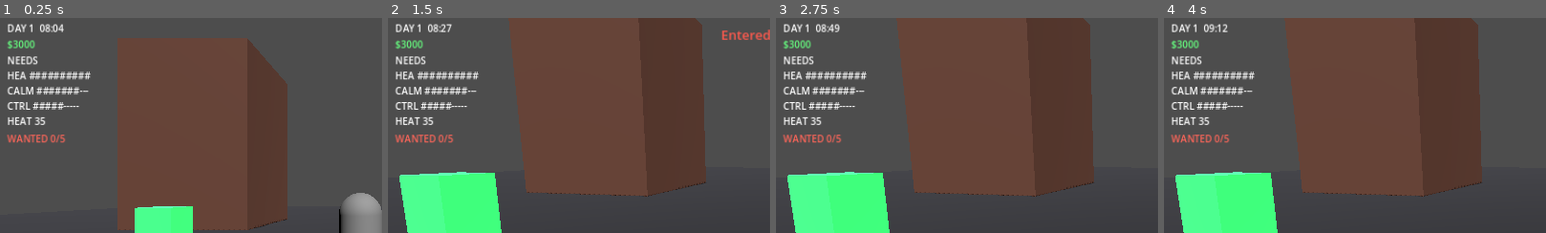
Above: before the commit, frames 1-4 (left to right).
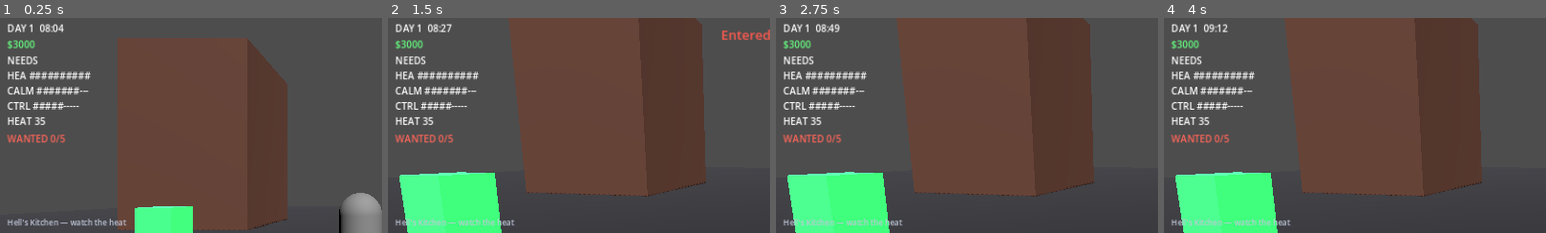
Above: after the commit, the same moments.

Repository: 5mil/empire-and-kin
Game: Godot game, scene res://scenes/main.tscn
The game is run twice, just before and just after one commit, with the same random seed, the same clock (stepped at 60 frames per second) and the same inputs.
Inputs (mouse positions are % of the whole screen's width and height, from its top left):
- Up to frame 1 (0.25 s): no input
- Up to frame 2 (1.5 s): tap Enter at 0.5 s; move the mouse to (55, 50) at 0.52 s; hold E (interact) 0.53-1.28 s; hold W (move_forward) from 0.53 s (still down); move the mouse to (45, 50) at 1.27 s; tap E (interact) at 1.35 s
- Up to frame 3 (2.75 s): keep holding W (move_forward); tap Space at 2 s; move the mouse to (52, 48) at 2.02 s; hold E (interact) from 2.03 s (still down)
- Up to frame 4 (4 s): keep holding W (move_forward); move the mouse to (49, 52) at 2.77 s; release E (interact) at 2.78 s; tap E (interact) at 2.85 s; tap Enter at 3.5 s; move the mouse to (57, 51) at 3.52 s; hold E (interact) from 3.53 s (still down)
The pictures show only the part of the screen within x 0-50%, y 9-59%; the shares and areas given below are measured in that part.

The runs differ from the first frame. In frame 1, 0.5% of the frame differs, in the area x 2-34%, y 93-97%; in frame 2, 0.5%; in frame 3, 0.5%; in frame 4, 0.5%.

Commit message:
godot: main boot — Hell's Kitchen district, era log

Diff:
--- a/godot/scripts/main.gd
+++ b/godot/scripts/main.gd
@@ -1,5 +1,11 @@
 extends Node3D
-## Main world entry — Hell's Kitchen block placeholder (replace with authored district).
+## Main world — systems from BETA; art still temporary until OSM district.
 
 func _ready() -> void:
-	print("[Empire & Kin] Godot 4 path — street-level camera. Zig freeze: branch BETA")
+	GameState.current_district_id = "hells_kitchen"
+	print("[Empire & Kin] Godot 4 | era=%s | district=%s" % [
+		GameState.era_name(),
+		Districts.display_name(GameState.current_district_id),
+	])
+	print("[Empire & Kin] Zig freeze: branch BETA | map anchors: real NYC")
+	GameState.feed_line.emit("Hell's Kitchen — watch the heat")
